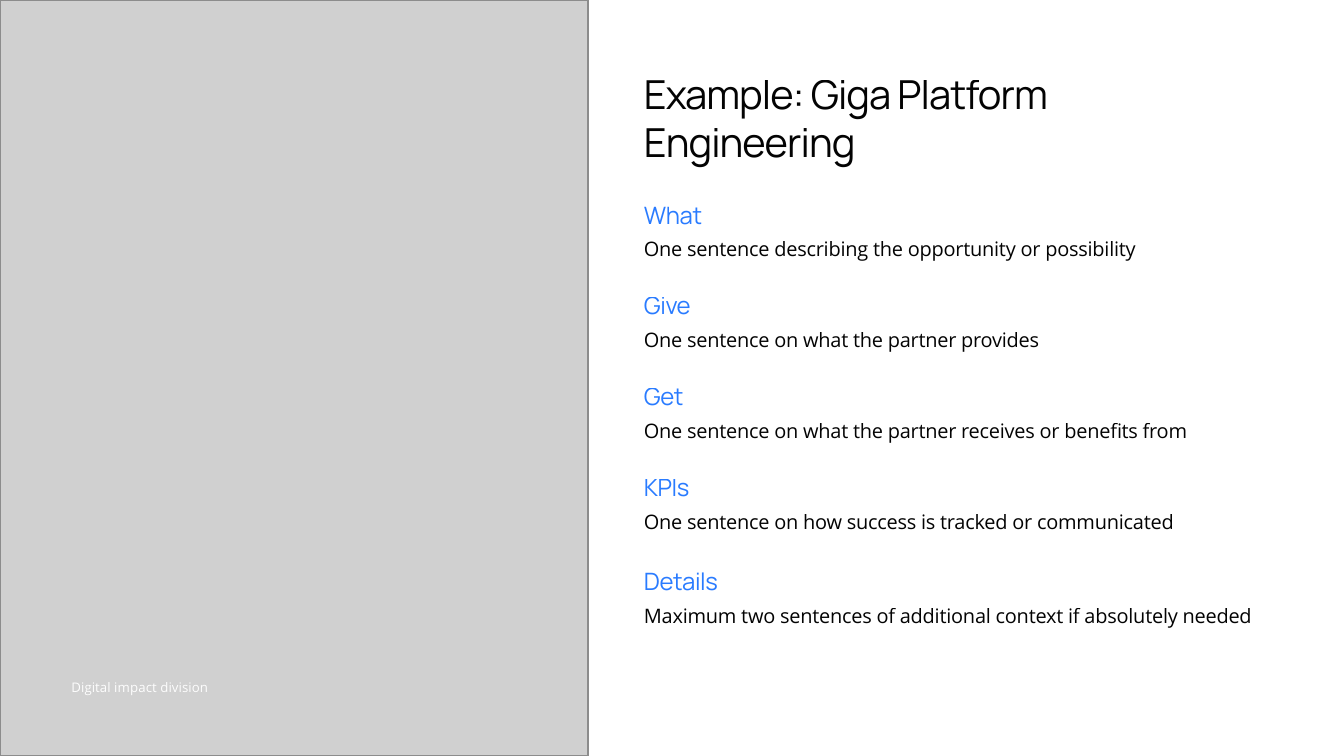
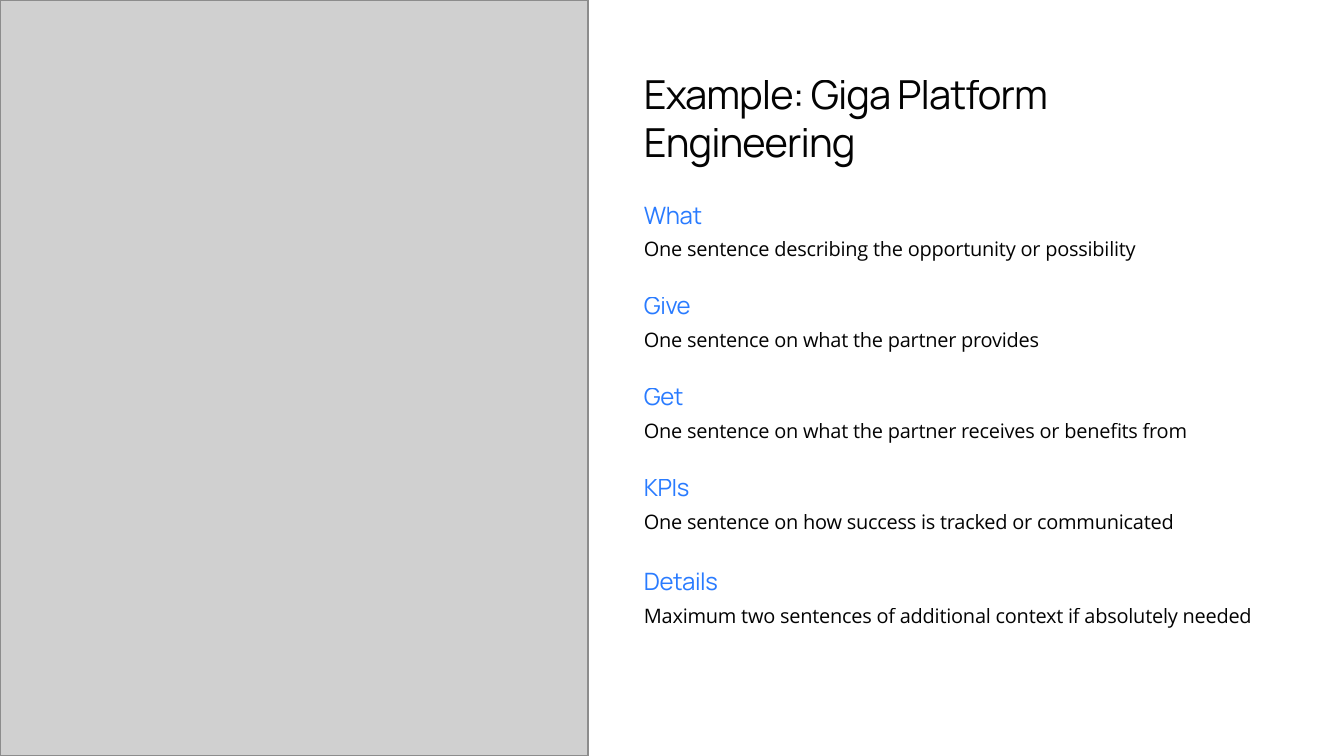
Before and after one commit to mdelprete91-cpu/presentazione, a slide deck: slide 4 of PPT giga.pptx. Drawn at 1344x756 pixels with LibreOffice and Linux fonts; fonts in the diff are those of the drawing; grey boxes stand for pictures. Boxes give left, top, right and bottom in pixels: in the first picture for what was removed or moved away, otherwise in the second. Text is boxed around its words. In the diff, an @@ line names an element or a change of style, - is before the commit and + after.

```diff
--- a/PPT giga.pptx
+++ b/PPT giga.pptx
@@ text removed at bbox=[71, 683, 208, 692] @@
-Digital impact division
```
Also in this commit, not shown: 1 other slide changed, 1 slide added.
